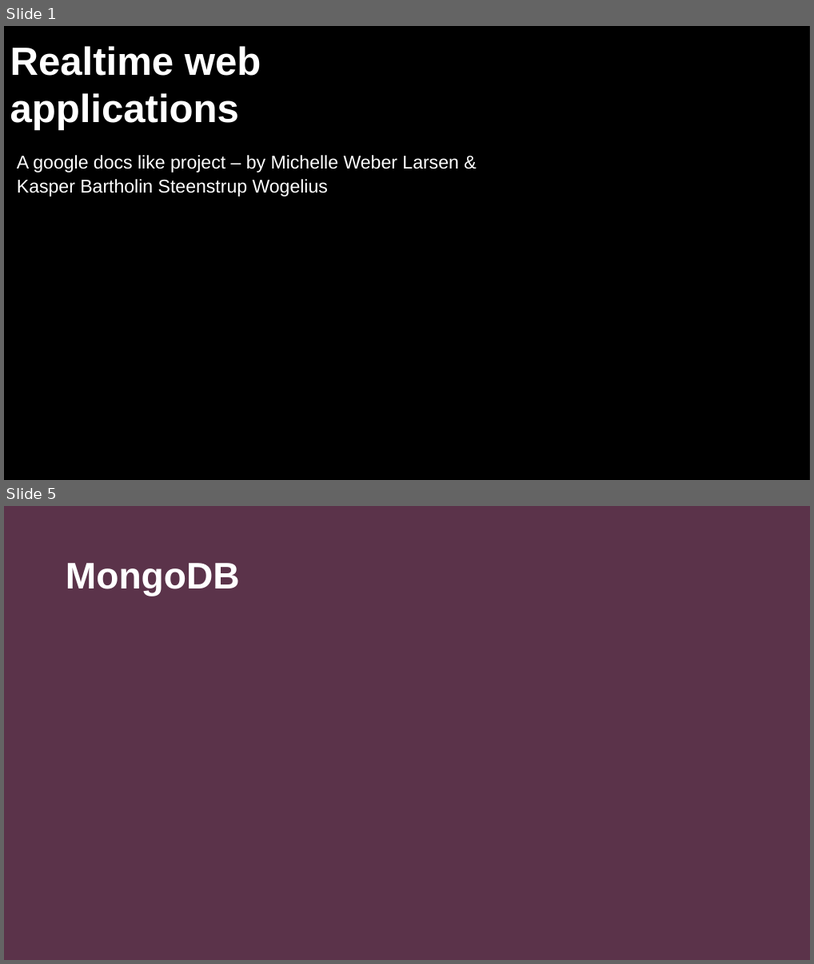
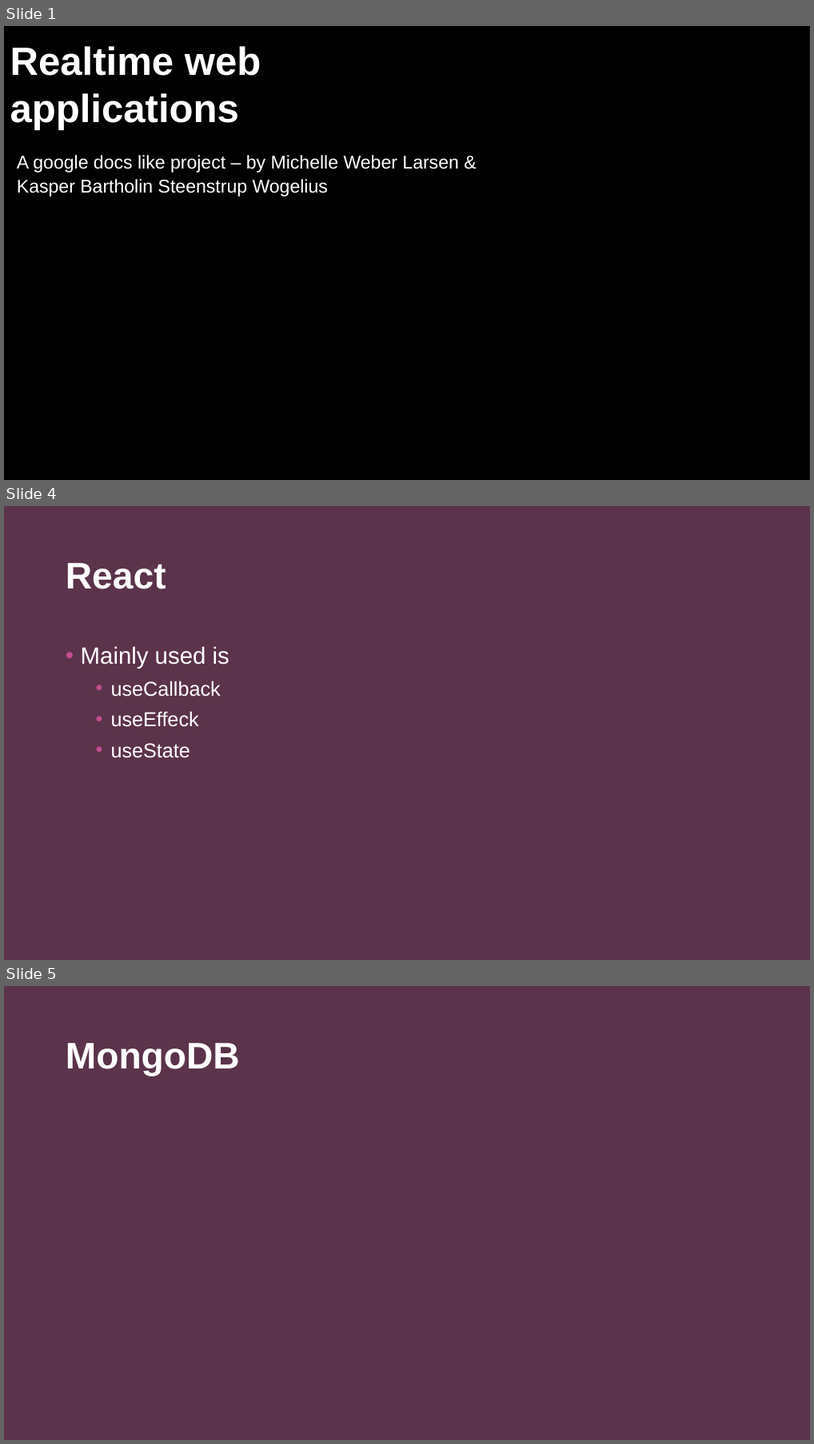
Before and after one commit to Wuggie88/webHenrik, a slide deck: Realtime web applications.pptx. Shown one above the other, each under a label of ours: slides 1 and 5 before the commit, slides 1, 4 and 5 after it; the slides between them are not shown. The pictures are 814x964 and 814x1444 pixels, drawn with LibreOffice and Linux fonts; fonts in the diff are those of the drawing; background and template pictures are left out; a plain dark background stands for a picture behind light text. Boxes give left, top, right and bottom in pixels: in the first picture for what was removed or moved away, otherwise in the second. Text is boxed around its words. In the diff, an @@ line names an element or a change of style, - is before the commit and + after.

```diff
--- a/Realtime web applications.pptx
+++ b/Realtime web applications.pptx
@@ slide 4 added at box(4, 506, 810, 960), background #FFFFFF; not listed: 1 template element that a slide beside it also shows @@
@@ title added at box(66, 563, 166, 589), 44 pt, text #FFFFFF, bold @@
+React
@@ text added at box(81, 646, 230, 758), 24 pt, text #FFFFFF @@
+• Mainly used is
+  • useCallback
+  • useEffeck
+  • useState
```
Also in this commit, not shown: 2 other slides added, 3 slides removed.
